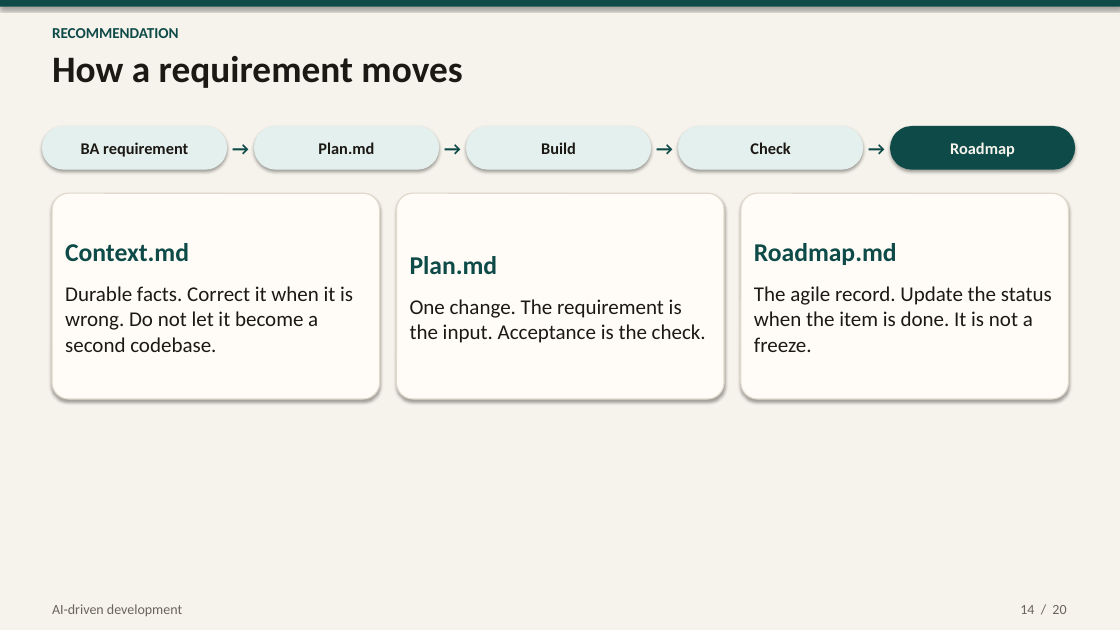
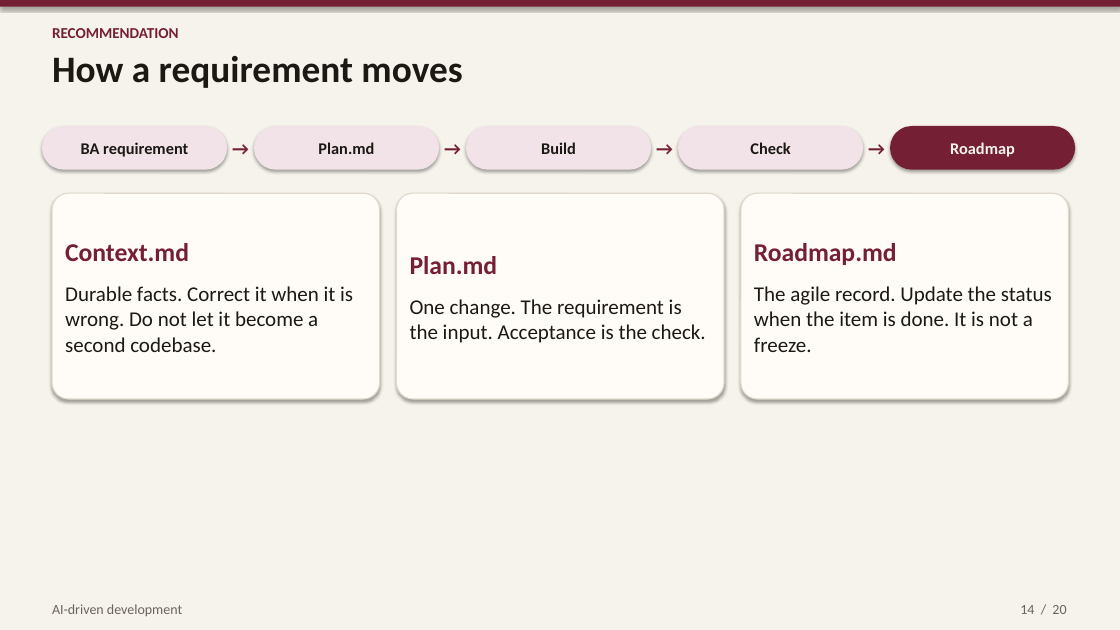
Before and after one commit to rogerwcpt/ai-coding-frameworks, a slide deck: slide 14 of deck/ai-driven-development.pptx. Drawn at 1120x630 pixels with LibreOffice and Linux fonts; fonts in the diff are those of the drawing. Boxes give left, top, right and bottom in pixels: in the first picture for what was removed or moved away, otherwise in the second. Text is boxed around its words. In the diff, an @@ line names an element or a change of style, - is before the commit and + after.

Commit message:
Added maroon Color Accent version

```diff
--- a/deck/ai-driven-development.pptx
+++ b/deck/ai-driven-development.pptx
@@ rectangle at <box>0,0,1120,7</box>: fill #0E4B48 to #751F35 @@
@@ text colour #0E4B48 to #751F35 in 5 elements at <box>52,28,179,38</box>, <box>227,126,254,170</box>, <box>439,126,466,170</box>, <box>651,126,678,170</box>, <box>864,126,891,170</box> @@
@@ rounded rectangle "Roadmap" at <box>891,126,1075,170</box>: fill #0E4B48 to #751F35 @@
@@ text in rounded rectangle at <box>65,243,189,261</box>: text colour #0E4B48 to #751F35 in "Context.md" @@
@@ text in rounded rectangle at <box>410,256,498,274</box>: text colour #0E4B48 to #751F35 in "Plan.md" @@
@@ text in rounded rectangle at <box>754,243,897,265</box>: text colour #0E4B48 to #751F35 in "Roadmap.md" @@
```
Also in this commit, not shown: 19 other slides changed.
